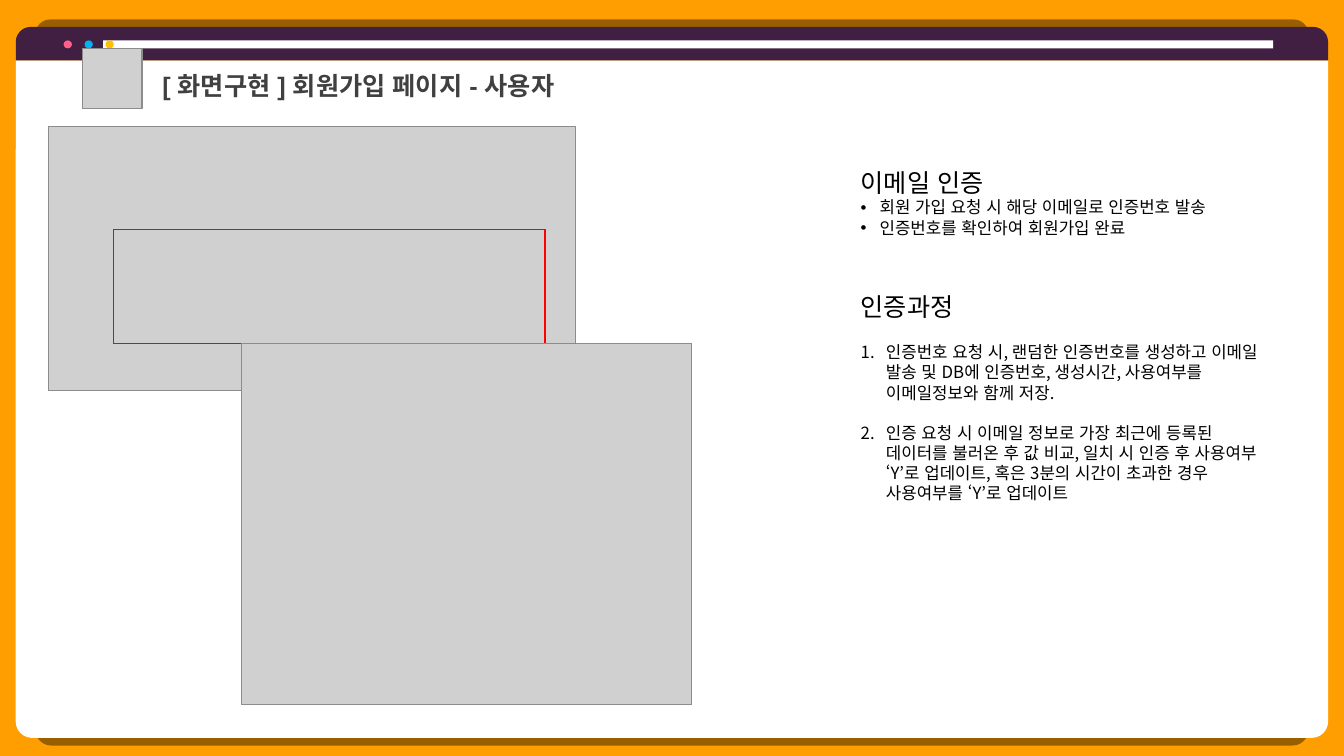
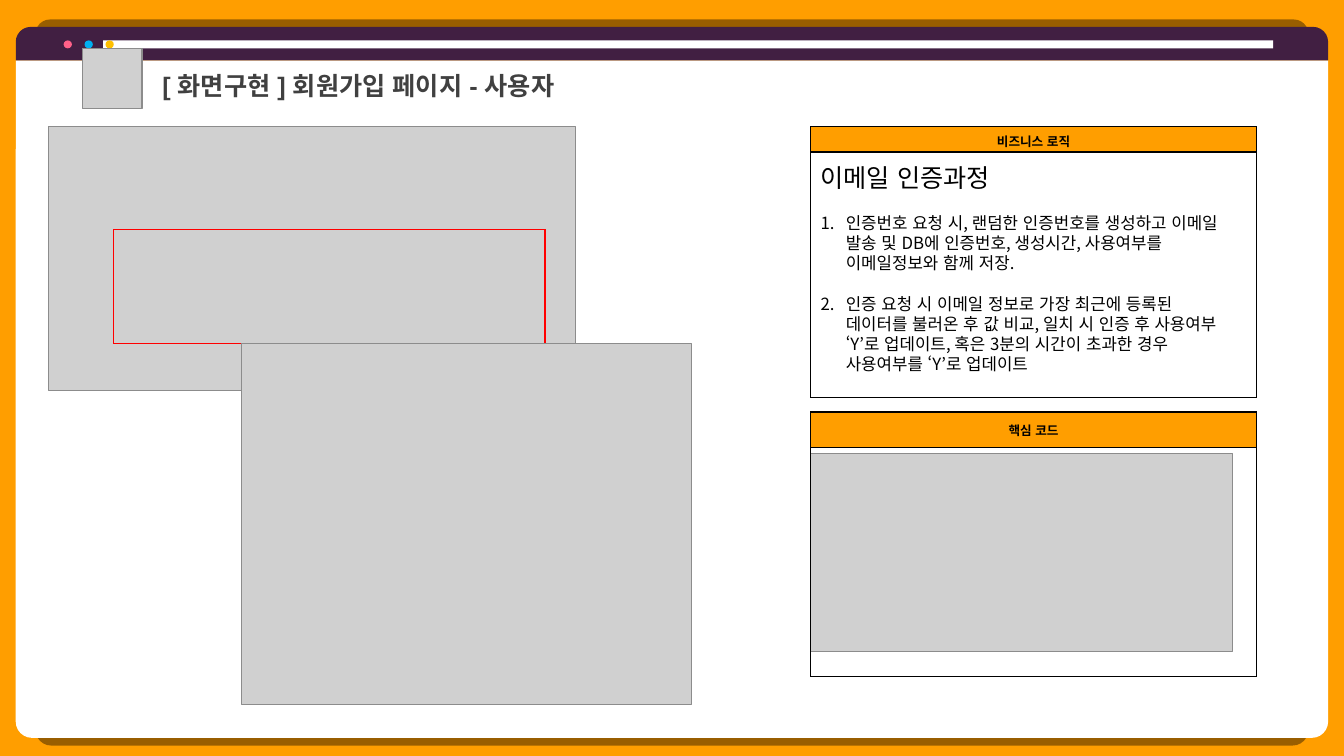
Before and after one commit to hhsw07/ezen-academy-projects, a slide deck: slide 14 of 0 발표용 파워포인트/project06 - 파워포인트 종합 - 형준.pptx (slide 11 before the commit). Drawn at 1344x756 pixels with LibreOffice and Linux fonts; fonts in the diff are those of the drawing; grey boxes stand for pictures. Boxes give left, top, right and bottom in pixels: in the first picture for what was removed or moved away, otherwise in the second. Text is boxed around its words. In the diff, an @@ line names an element or a change of style, - is before the commit and + after.

```diff
--- a/0 발표용 파워포인트/project06 - 파워포인트 종합 - 형준.pptx
+++ b/0 발표용 파워포인트/project06 - 파워포인트 종합 - 형준.pptx
@@ table added at <box>811,127,1256,397</box>, 2 rows, 1 columns @@
+비즈니스 로직
+
@@ text "이메일 인증과정": place and size @@
-text "이메일 인증과정" at <box>861,295,1257,501</box>
+text "이메일 인증과정" at <box>821,166,1217,372</box>
@@ text at <box>821,166,990,189</box>: text changed @@
-인증과정
+이메일 인증과정
@@ text removed at <box>861,171,1206,236</box> @@
-이메일 인증
-• 회원 가입 요청 시 해당 이메일로 인증번호 발송
-• 인증번호를 확인하여 회원가입 완료
@@ table added at <box>811,412,1256,678</box>, 2 rows, 1 columns @@
+핵심 코드
+
@@ picture added at <box>811,454,1233,651</box> @@
```
Also in this commit, not shown: 15 other slides changed, 8 slides added, 22 slides removed, 12 other files.
